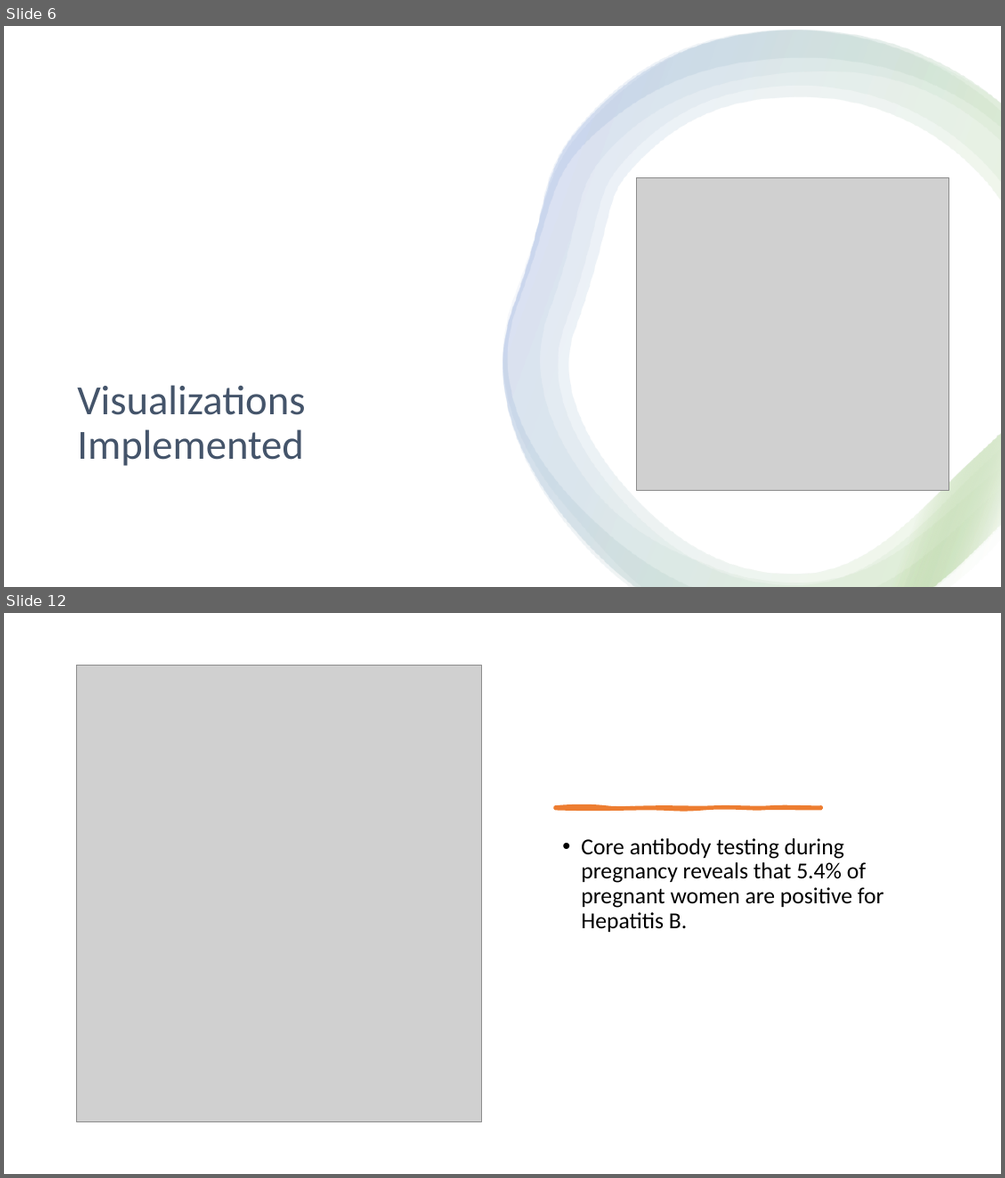
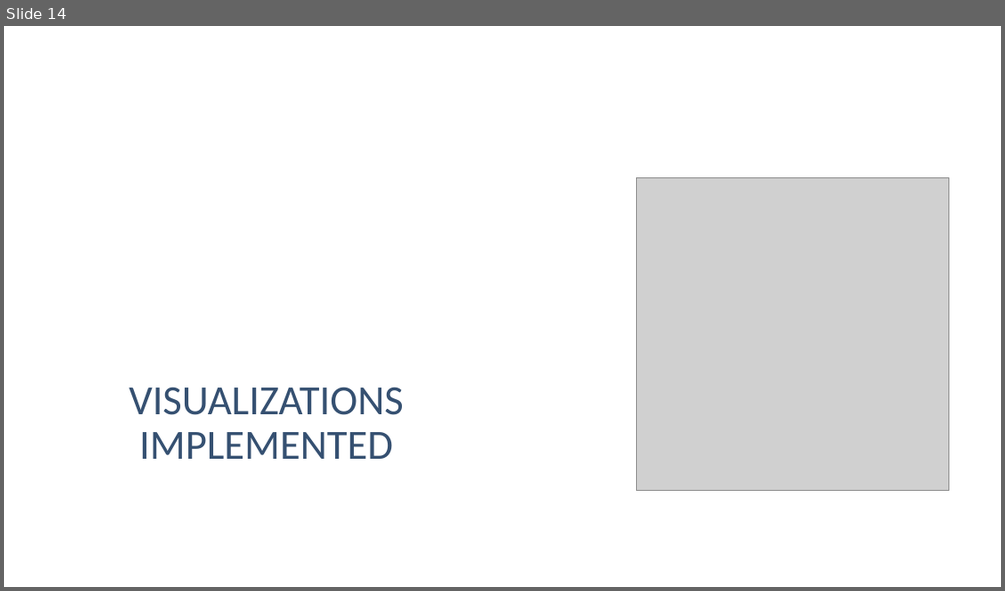
Before and after one commit to johnnie19/NHANES-HBV-Prediction-Analysis, a slide deck: Predictive Model for Chronic Hepatitis B Infection DataDivers.pptx. Shown one above the other, each under a label of ours: slides 6 and 12 before the commit, slide 14 after it; the slides between them are not shown. The pictures are 1005x1178 and 1005x591 pixels, drawn with LibreOffice and Linux fonts; fonts in the diff are those of the drawing; grey boxes stand for pictures; background and template pictures are left out. Boxes give left, top, right and bottom in pixels: in the first picture for what was removed or moved away, otherwise in the second. Text is boxed around its words. In the diff, an @@ line names an element or a change of style, - is before the commit and + after.

```diff
--- a/Predictive Model for Chronic Hepatitis B Infection DataDivers.pptx
+++ b/Predictive Model for Chronic Hepatitis B Infection DataDivers.pptx
@@ slide 12 removed at (4, 613, 1001, 1174), background #FFFFFF @@
@@ picture removed at (77, 666, 482, 1121) @@
@@ freeform shape removed at (555, 807, 821, 809) @@
@@ text removed at (581, 838, 884, 932) @@
-• Core antibody testing during pregnancy reveals that 5.4% of pregnant women are positive for Hepatitis B.
@@ what was slide 6 is now slide 14 @@
@@ slide 14 changed as well @@
@@ rectangle removed at (4, 26, 1001, 587) @@
@@ group removed at (502, 30, 1001, 587): 4 freeform shapes @@
@@ title at (129, 386, 403, 459): text changed; text colour #44546A to #355071 @@
-Visualizations Implemented
+VISUALIZATIONS IMPLEMENTED
```
Also in this commit, not shown: 5 other slides changed, 12 slides added, 7 other slides removed.
